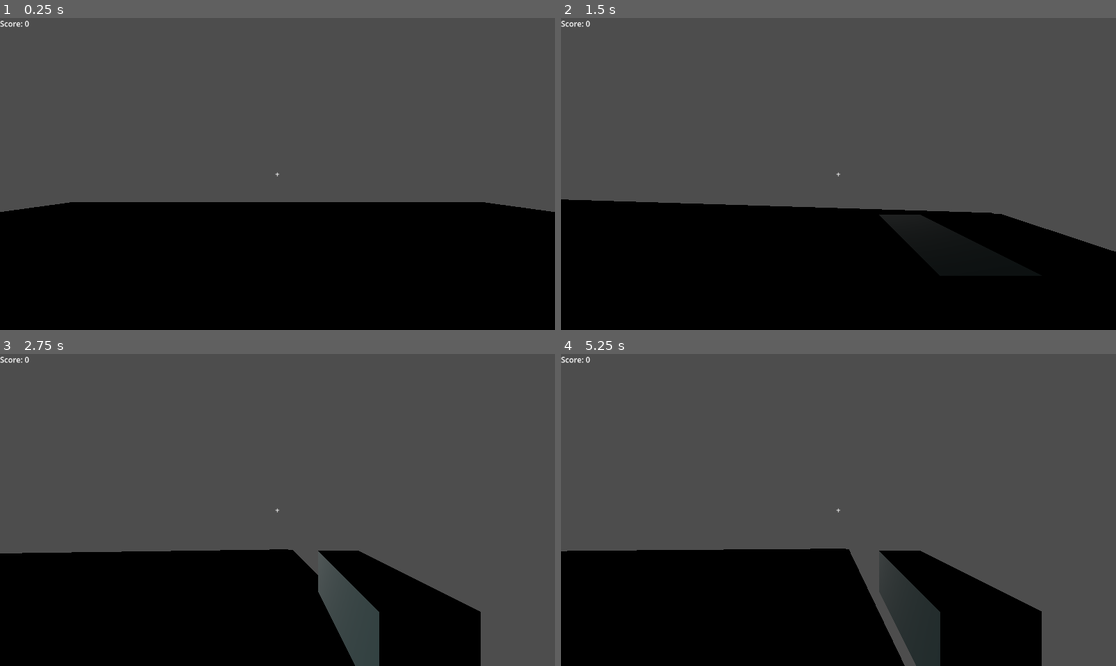
Above: before the commit, frames 1-4 (two rows, left to right).
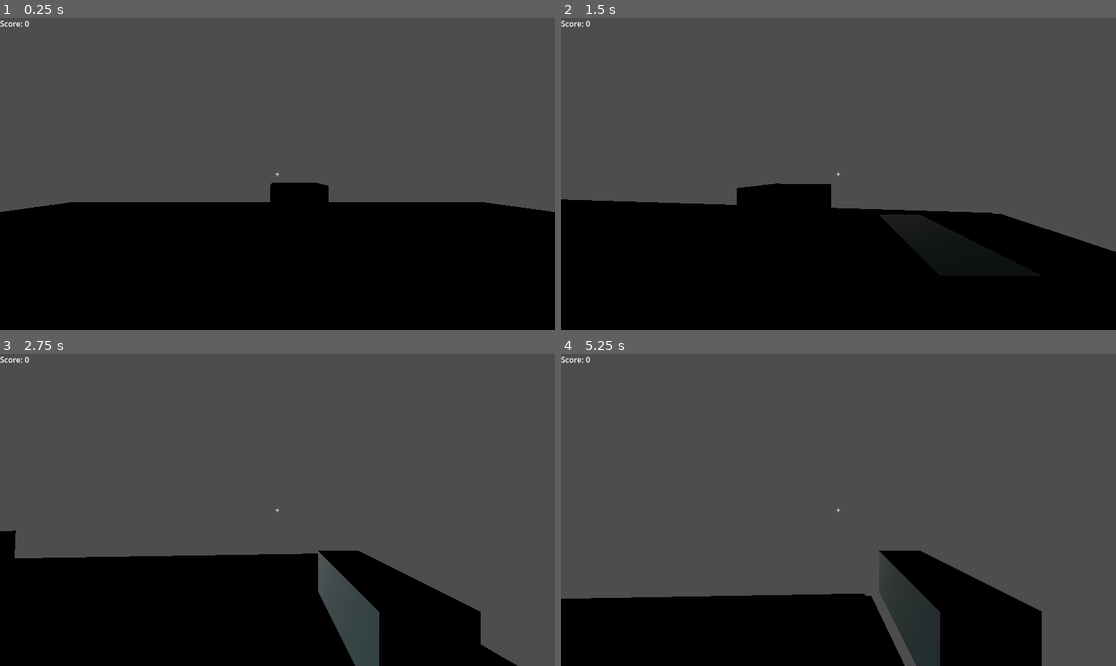
Above: after the commit, the same moments.

Repository: AyBelkich/minimal-fps
Game: Godot game, scene res://Main.tscn
The game is run twice, just before and just after one commit, with the same random seed, the same clock (stepped at 60 frames per second) and the same inputs.
Inputs (mouse positions are in pixels of both pictures, inside the frame that each line leads up to):
- Up to frame 1 (0.25 s): no input
- Up to frame 2 (1.5 s): tap Enter (ui_accept) at 0.5, 0.77 s; move the mouse to (866, 174) at 0.52 s; hold D 0.53-1.28 s; hold Z 0.53-1.28 s; click (866, 174) at 0.67 s; move the mouse to (810, 174) at 1.27 s; hold S from 1.28 s (still down); tap Q at 1.35 s
- Up to frame 3 (2.75 s): tap Enter (ui_accept) at 1.52 s; move the mouse to (288, 503) at 2.02 s; release S at 2.03 s; hold D from 2.03 s (still down); hold Z from 2.03 s (still down)
- Up to frame 4 (5.25 s): move the mouse to (832, 516) at 2.77 s; release Z at 2.78 s; tap Q at 2.85, 4.35 s; click (832, 516) at 2.92 s; tap Enter (ui_accept) at 3.02, 3.77, 4.52 s; move the mouse to (877, 513) at 3.52 s; release D at 3.53 s; hold Z 3.53-4.28 s; hold S from 3.53 s (still down); move the mouse to (794, 506) at 4.27 s; move the mouse to (844, 510) at 5.02 s; hold Z from 5.03 s (still down); click (844, 510) at 5.17 s

The runs differ from the first frame. In frame 1, 0.6% of the frame differs, in the area x 48-60%, y 52-60%; in frame 2, 1.2%; in frame 3, 1.4%; in frame 4, 8.0%, in the area x 0-62%, y 62-99%.

Commit message:
Targets movement relative to their spawnpoint

Diff:
--- a/Main.tscn
+++ b/Main.tscn
@@ -156,13 +156,13 @@
 [node name="SpawnPoints" type="Node3D" parent="Targets" unique_id=724437657]
 
 [node name="Spawn1" type="Node3D" parent="Targets/SpawnPoints" unique_id=1667762829]
-transform = Transform3D(1, 0, 0, 0, 1, 0, 0, 0, 1, 0, 1, -3)
+transform = Transform3D(-4.371139e-08, 0, -1, 0, 1, 0, 1, 0, -4.371139e-08, 4, 1, 0)
 
 [node name="Spawn2" type="Node3D" parent="Targets/SpawnPoints" unique_id=710973150]
-transform = Transform3D(1, 0, 0, 0, 1, 0, 0, 0, 1, 2, 1, -3)
+transform = Transform3D(1, 0, 0, 0, 1, 0, 0, 0, 1, 0, 1, -4)
 
 [node name="Spawn3" type="Node3D" parent="Targets/SpawnPoints" unique_id=1739236343]
-transform = Transform3D(1, 0, 0, 0, 1, 0, 0, 0, 1, -2, 1, -3)
+transform = Transform3D(-4.371139e-08, 0, 1, 0, 1, 0, -1, 0, -4.371139e-08, -4, 1, 0)
 
 [node name="Spawn4" type="Node3D" parent="Targets/SpawnPoints" unique_id=1617688852]
-transform = Transform3D(1, 0, 0, 0, 1, 0, 0, 0, 1, 0, 2, -4)
+transform = Transform3D(-1, 0, -8.742278e-08, 0, 1, 0, 8.742278e-08, 0, -1, 0, 1, 4)
--- a/scripts/target.gd
+++ b/scripts/target.gd
@@ -4,12 +4,24 @@
 
 var id = 0
 var health := 4
+var move_direction := 1
+var move_speed := 1.5
 
 @onready var mesh: MeshInstance3D = $DummyTarget
 
 func _ready():
 	mesh.material_override = StandardMaterial3D.new()
 	mesh.material_override.albedo_color = Color.GREEN
+
+func _process(delta):
+
+	position.x += move_direction * move_speed * delta
+
+	if position.x > 2:
+		move_direction = -1
+
+	if position.x < -2:
+		move_direction = 1
 
 func take_damage(amount: int):
 	health -= amount
